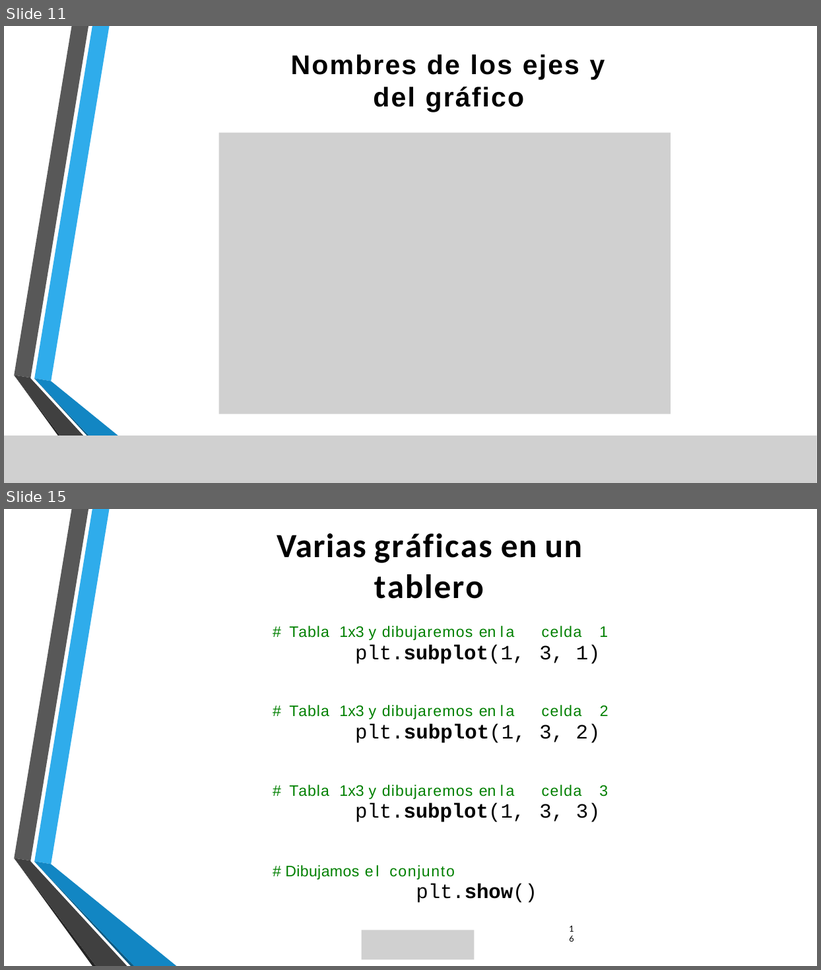
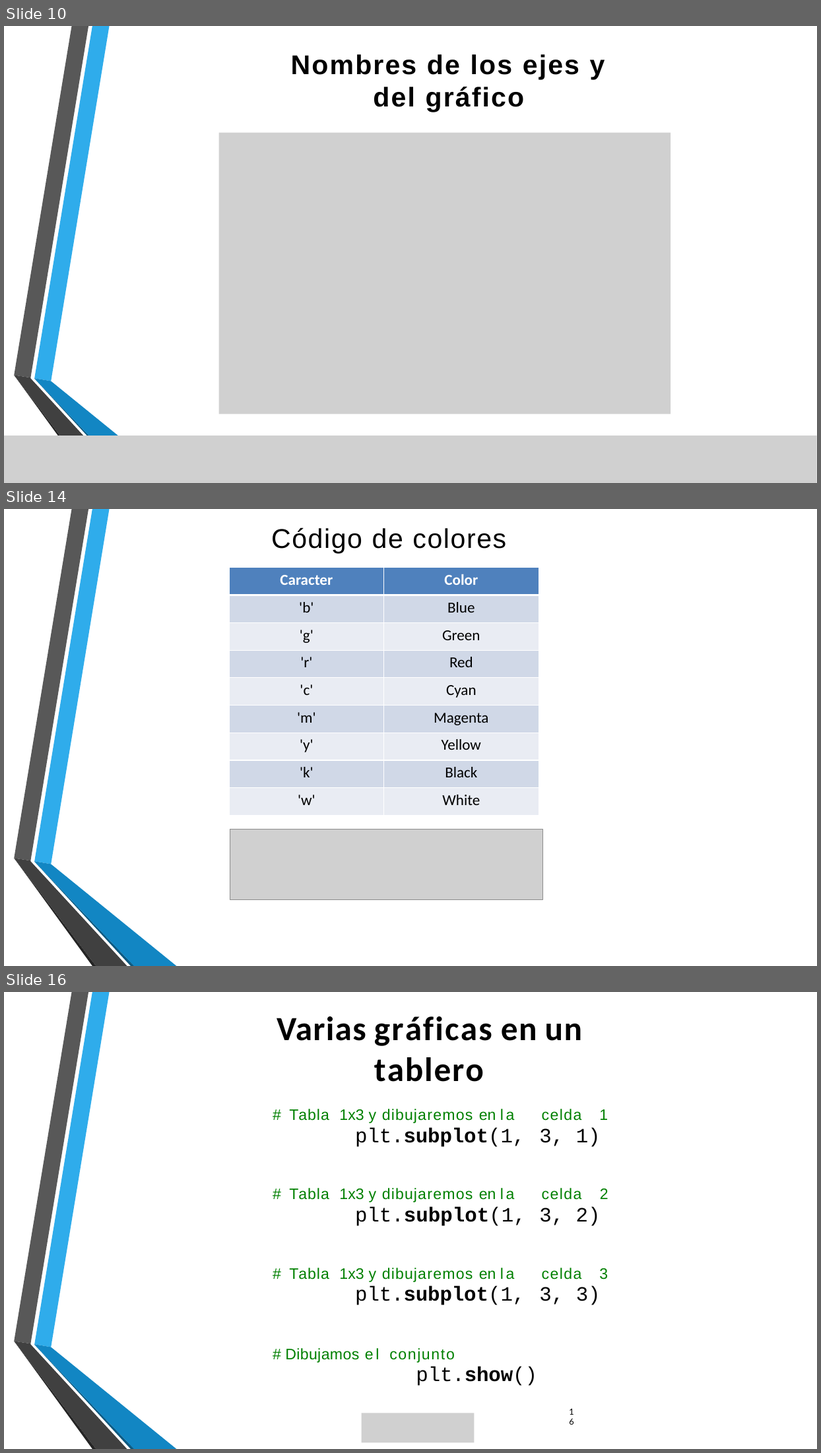
Before and after one commit to lizetheP/Programacion, a slide deck: CalendarioAgo2024/presentaciones/9_GraficasMatplotlib.pptx. Shown one above the other, each under a label of ours: slides 11 and 15 before the commit, slides 10, 14 and 16 after it; the slides between them are not shown. The pictures are 821x970 and 821x1453 pixels, drawn with LibreOffice and Linux fonts; fonts in the diff are those of the drawing; grey boxes stand for pictures; background and template pictures are left out. Boxes give left, top, right and bottom in pixels: in the first picture for what was removed or moved away, otherwise in the second. Text is boxed around its words. In the diff, an @@ line names an element or a change of style, - is before the commit and + after.

```diff
--- a/CalendarioAgo2024/presentaciones/9_GraficasMatplotlib.pptx
+++ b/CalendarioAgo2024/presentaciones/9_GraficasMatplotlib.pptx
@@ slide 14 added at (x1=4, y1=509, x2=817, y2=966), background picture (left out); not listed: 6 template elements that a slide beside it also shows @@
@@ text added at (x1=271, y1=527, x2=506, y2=554), 32 pt, text #000000 @@
+Código de colores
@@ table added at (x1=229, y1=568, x2=539, y2=816), 9 rows, 2 columns @@
+Caracter | Color
+'b' | Blue
+'g' | Green
+'r' | Red
+'c' | Cyan
+'m' | Magenta
+'y' | Yellow
+'k' | Black
+'w' | White
@@ picture added at (x1=230, y1=829, x2=543, y2=900) @@
@@ what was slide 11 is now slide 10 @@
@@ what was slide 15 is now slide 16 @@
```
Also in this commit, not shown: 6 slides changed, 3 other slides added, 3 slides removed, 3 other files.
